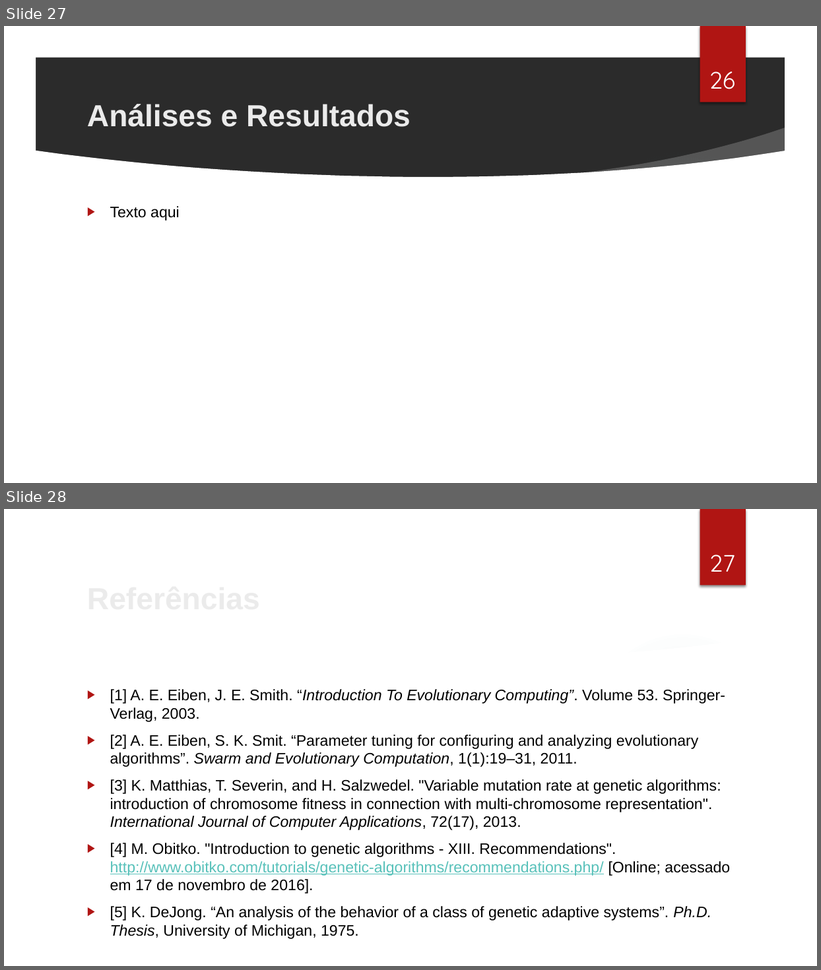
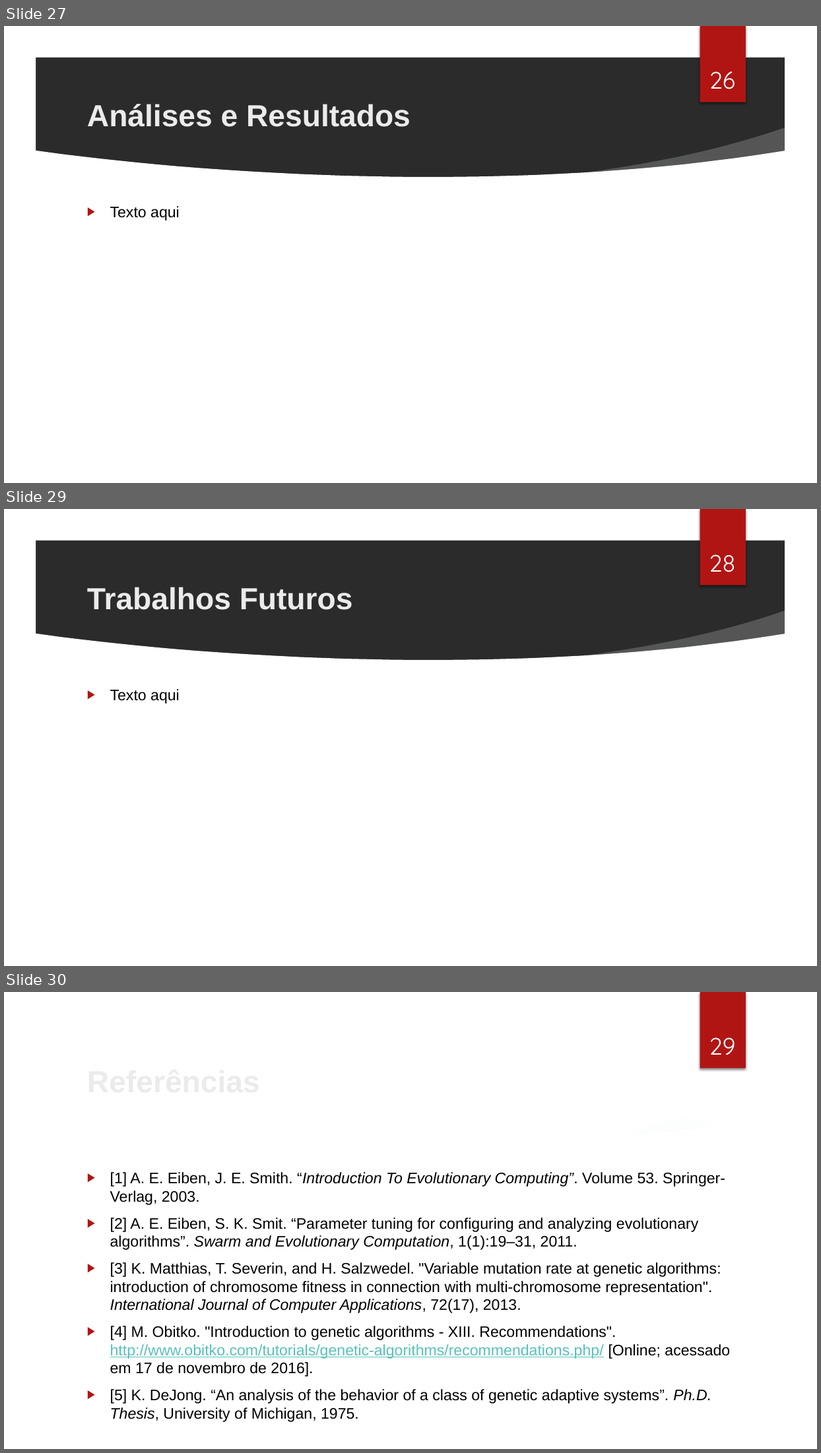
Before and after one commit to cassioss/genetics, a slide deck: presentations/TG2_Apresentacao_Cassio.pptx. Shown one above the other, each under a label of ours: slides 27 and 28 before the commit, slides 27, 29 and 30 after it; the slides between them are not shown. The pictures are 821x970 and 821x1453 pixels, drawn with LibreOffice and Linux fonts; fonts in the diff are those of the drawing; background and template pictures are left out; a plain dark background stands for a picture behind light text. Boxes give left, top, right and bottom in pixels: in the first picture for what was removed or moved away, otherwise in the second. Text is boxed around its words. In the diff, an @@ line names an element or a change of style, - is before the commit and + after.

```diff
--- a/presentations/TG2_Apresentacao_Cassio.pptx
+++ b/presentations/TG2_Apresentacao_Cassio.pptx
@@ slide 29 added at box(4, 509, 817, 966), background picture (left out); not listed: 7 template elements that a slide beside it also shows @@
@@ page number added at box(709, 555, 736, 572), 28 pt, text #FFFFFF @@
+28
@@ title added at box(87, 587, 353, 610), 36 pt, text #EBEBEB, bold @@
+Trabalhos Futuros
@@ text added at box(110, 689, 180, 704), 18 pt, text #000000 @@
+▶ Texto aqui
@@ what was slide 28 is now slide 30 @@
@@ page number at box(709, 1038, 735, 1055): text changed @@
-27
+29
```
Also in this commit, not shown: 1 other slide added, 6 other files.
